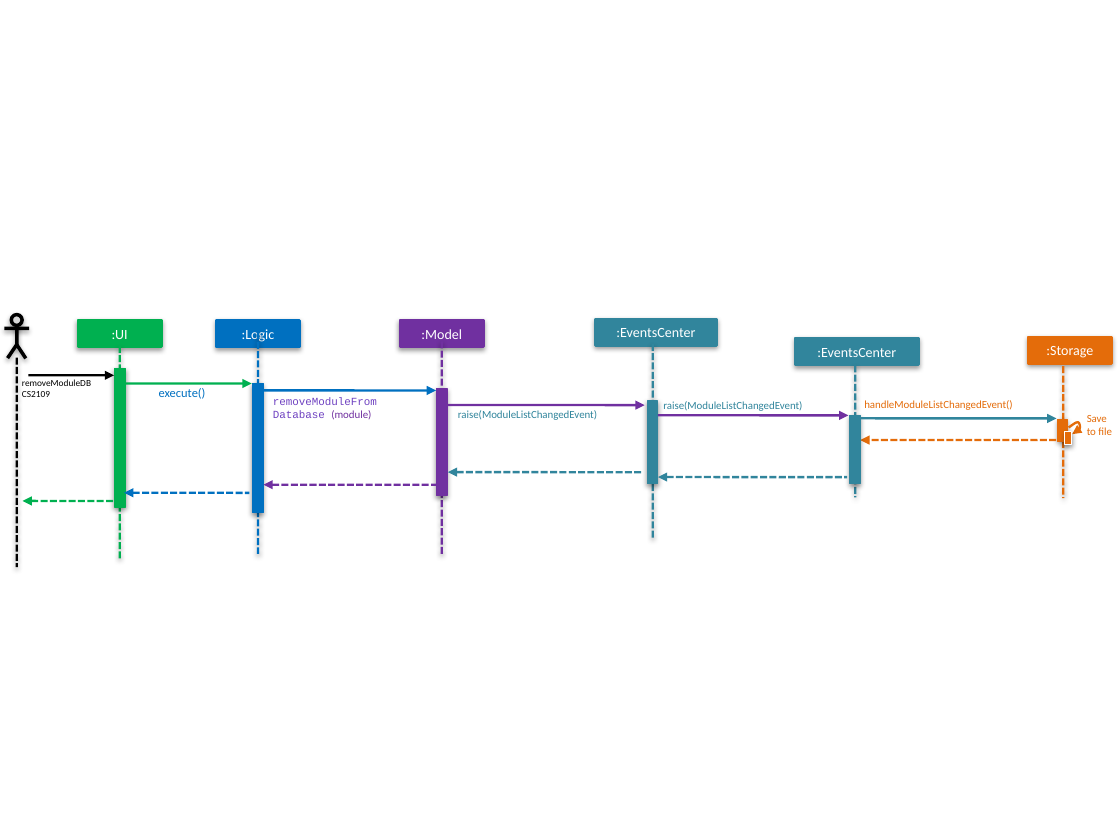
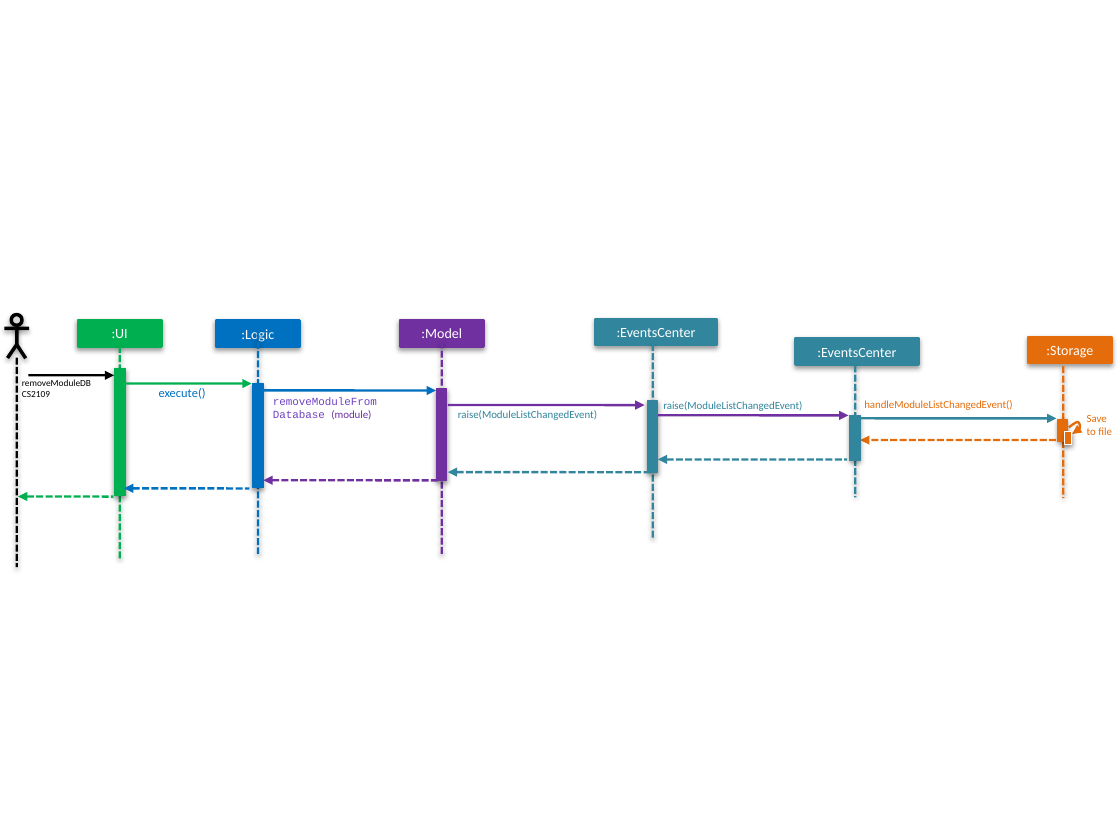
Before and after one commit to deming16/main, a slide deck: slide 6 of docs/diagrams/ModuleDatabaseManagementDiagrams.pptx. Drawn at 1120x840 pixels with LibreOffice and Linux fonts; fonts in the diff are those of the drawing. Boxes give left, top, right and bottom in pixels: in the first picture for what was removed or moved away, otherwise in the second. Text is boxed around its words. In the diff, an @@ line names an element or a change of style, - is before the commit and + after.

```diff
--- a/docs/diagrams/ModuleDatabaseManagementDiagrams.pptx
+++ b/docs/diagrams/ModuleDatabaseManagementDiagrams.pptx
@@ rectangle: place and size @@
-rectangle at [114, 368, 125, 506]
+rectangle at [114, 368, 125, 495]
@@ rectangle: place and size @@
-rectangle at [252, 383, 263, 512]
+rectangle at [252, 383, 263, 487]
@@ rectangle: place and size @@
-rectangle at [437, 389, 448, 495]
+rectangle at [437, 389, 448, 480]
@@ rectangle: place and size @@
-rectangle at [647, 401, 659, 484]
+rectangle at [647, 401, 659, 473]
@@ rectangle: place and size @@
-rectangle at [850, 416, 861, 484]
+rectangle at [850, 416, 861, 460]
@@ freeform shape: place and size @@
-freeform shape at [448, 473, 643, 473]
+freeform shape at [448, 473, 654, 473]
@@ freeform shape: place and size @@
-freeform shape at [657, 477, 847, 477]
+freeform shape at [657, 459, 847, 459]
@@ freeform shape: place and size @@
-freeform shape at [22, 501, 114, 501]
+freeform shape at [18, 496, 113, 496]
@@ freeform shape: place and size @@
-freeform shape at [124, 493, 250, 493]
+freeform shape at [124, 488, 250, 488]
@@ freeform shape: place and size @@
-freeform shape at [263, 485, 440, 485]
+freeform shape at [263, 480, 440, 480]
```
Also in this commit, not shown: 5 other slides changed, 6 other files.
